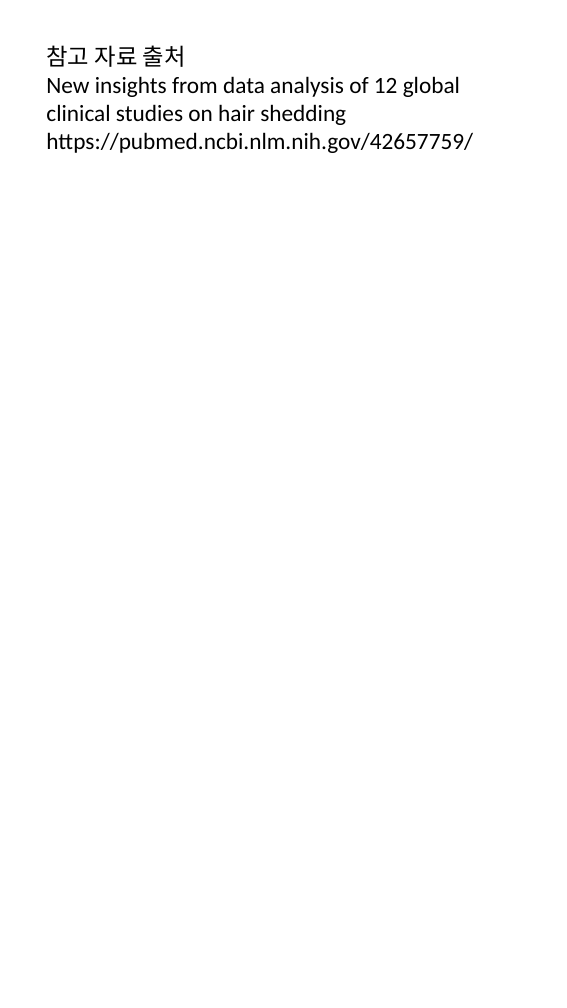
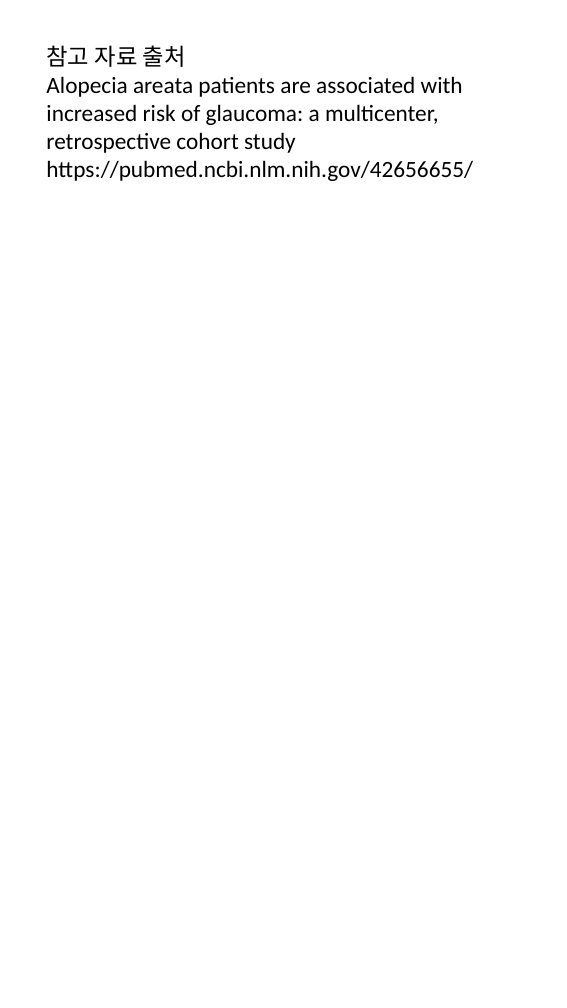
Before and after one commit to hyokang2010-BJ-ANTH/product-builder-test, a slide deck: slide 7 of data/2026-08-29/slides.pptx. Drawn at 567x1008 pixels with LibreOffice and Linux fonts; fonts in the diff are those of the drawing. Boxes give left, top, right and bottom in pixels: in the first picture for what was removed or moved away, otherwise in the second. Text is boxed around its words. In the diff, an @@ line names an element or a change of style, - is before the commit and + after.

```diff
--- a/data/2026-08-29/slides.pptx
+++ b/data/2026-08-29/slides.pptx
@@ text at (46,76,473,181): text changed @@
-New insights from data analysis of 12 global clinical studies on hair shedding
-https://pubmed.ncbi.nlm.nih.gov/42657759/
+Alopecia areata patients are associated with increased risk of glaucoma: a multicenter, retrospective cohort study
+https://pubmed.ncbi.nlm.nih.gov/42656655/
```
Also in this commit, not shown: 39 other files.
